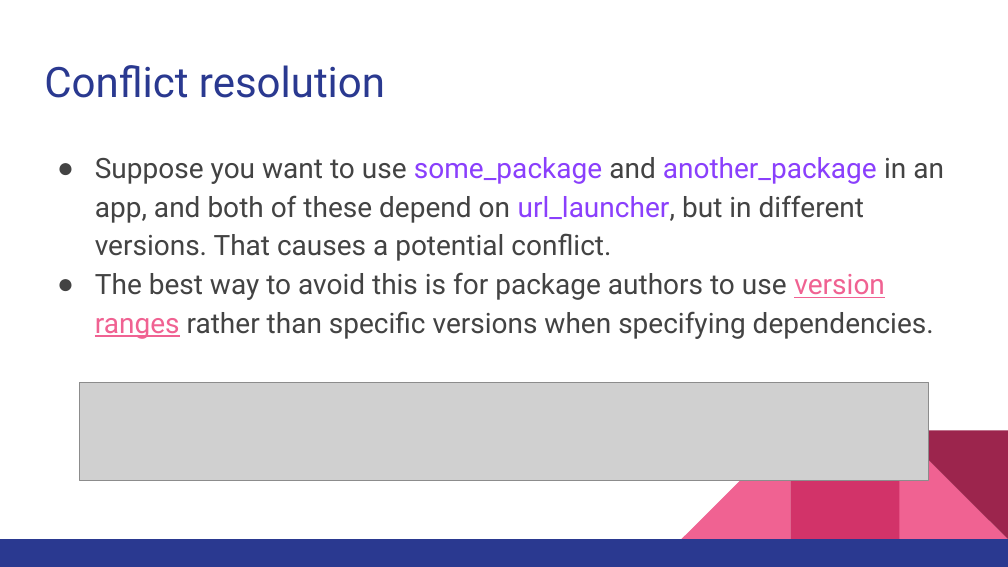
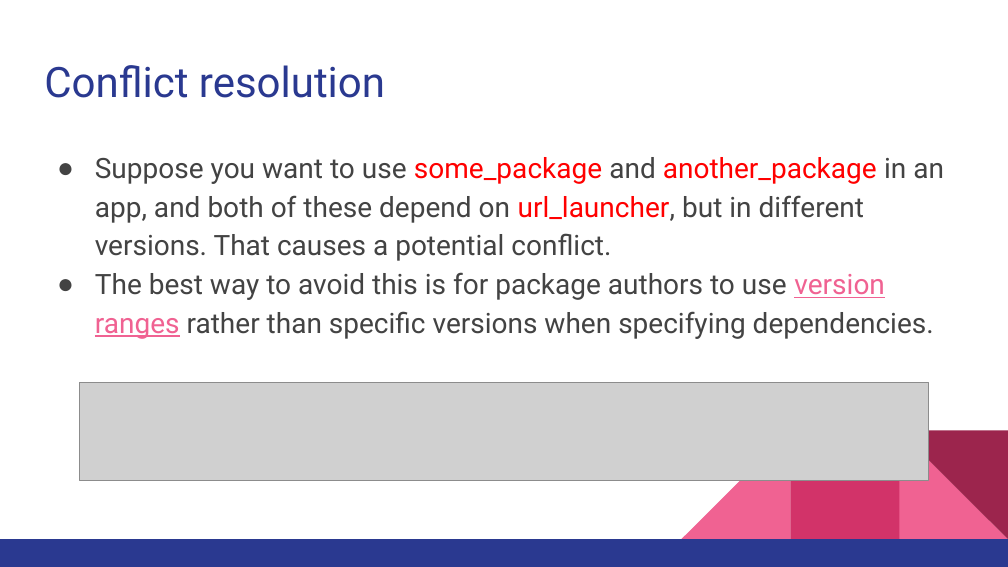
Before and after one commit to walkman617/Flutter2, a slide deck: slide 8 of Lecture/C06 Packages_Plugins.pptx. Drawn at 1008x567 pixels with LibreOffice and Linux fonts; fonts in the diff are those of the drawing; grey boxes stand for pictures. Boxes give left, top, right and bottom in pixels: in the first picture for what was removed or moved away, otherwise in the second. Text is boxed around its words. In the diff, an @@ line names an element or a change of style, - is before the commit and + after.

```diff
--- a/Lecture/C06 Packages_Plugins.pptx
+++ b/Lecture/C06 Packages_Plugins.pptx
@@ text at bbox=[95, 157, 944, 261]: text colour #8A3FFC to #FF0000 in "some_package another_package url_launcher," @@
```
Also in this commit, not shown: 5 other slides changed, 4 slides added, 4 slides removed.
